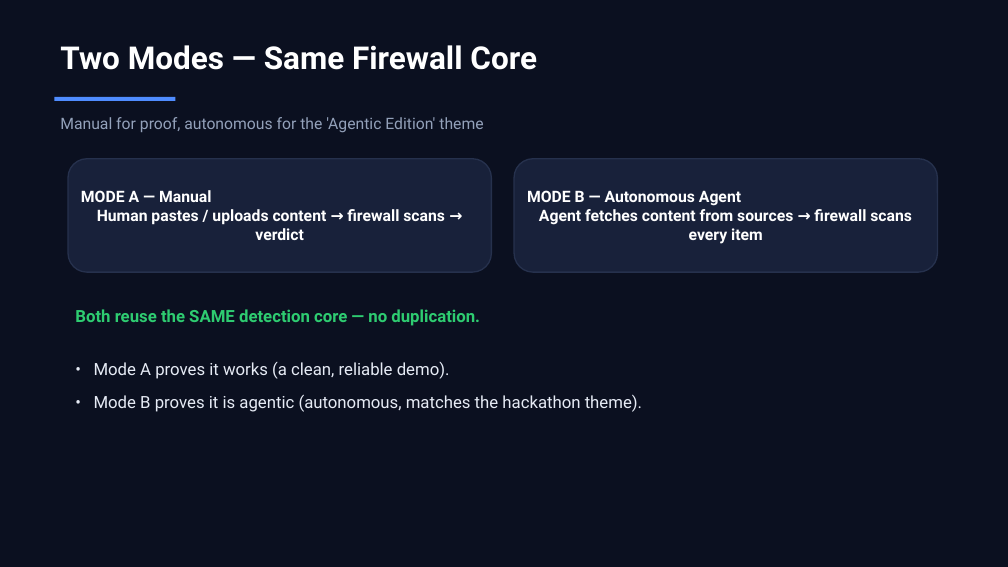
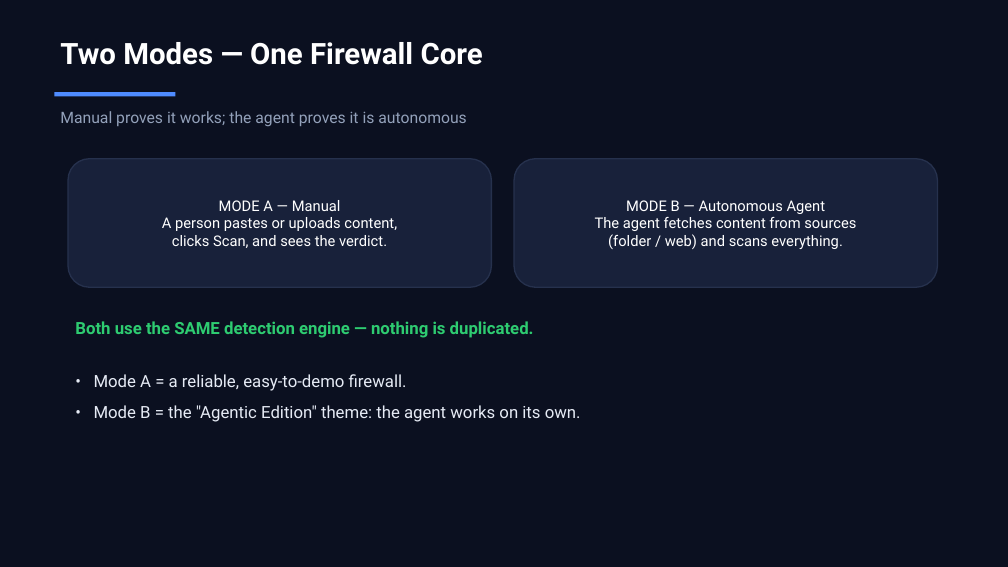
Before and after one commit to Bhavin0206/prompt-injection-firewall, a slide deck: slide 5 of docs/pitch_deck.pptx (slide 4 before the commit). Drawn at 1008x567 pixels with LibreOffice and Linux fonts; fonts in the diff are those of the drawing. Boxes give left, top, right and bottom in pixels: in the first picture for what was removed or moved away, otherwise in the second. Text is boxed around its words. In the diff, an @@ line names an element or a change of style, - is before the commit and + after.

Commit message:
docs: pitch deck v2 - real screenshots, PDF export, drop generator
- add Mode A (blocked/safe) and Mode B (dashboard) screenshots

- rebuild deck: 14 slides, plain-language 'How It Works', screenshot slides

- thin border on screenshots; matched sizes (no distortion)

- export docs/pitch_deck.pdf (14 pages) for submission

- remove the deck generator script from the repo (kept locally, git-ignored)

```diff
--- a/docs/pitch_deck.pptx
+++ b/docs/pitch_deck.pptx
@@ text at <box>60,42,483,65</box>: text changed; size 30 to 28 pt @@
-Two Modes — Same Firewall Core
+Two Modes — One Firewall Core
@@ rectangle: place and size @@
-rectangle at <box>54,97,175,101</box>
+rectangle at <box>54,92,175,97</box>
@@ text at <box>60,111,466,126</box>: text changed @@
-Manual for proof, autonomous for the 'Agentic Edition' theme
+Manual proves it works; the agent proves it is autonomous
@@ rounded rectangle "MODE A — Manual": place and size @@
-rounded rectangle "MODE A — Manual" at <box>68,159,492,272</box>
+rounded rectangle "MODE A — Manual" at <box>68,159,492,287</box>
@@ rounded rectangle "MODE B — Autonomous Agent": place and size @@
-rounded rectangle "MODE B — Autonomous Agent" at <box>514,159,938,272</box>
+rounded rectangle "MODE B — Autonomous Agent" at <box>514,159,938,287</box>
@@ text in rounded rectangle at <box>162,200,397,248</box>: text changed; size 15 to 14 pt; bold off @@
-MODE A — Manual
-Human pastes / uploads content → firewall scans → verdict
+MODE A — Manual
+A person pastes or uploads content,
+clicks Scan, and sees the verdict.
@@ text in rounded rectangle at <box>595,200,856,249</box>: text changed; size 15 to 14 pt; bold off @@
-MODE B — Autonomous Agent
-Agent fetches content from sources → firewall scans every item
+MODE B — Autonomous Agent
+The agent fetches content from sources
+(folder / web) and scans everything.
@@ text at <box>75,321,534,338</box>: text changed @@
-Both reuse the SAME detection core — no duplication.
+Both use the SAME detection engine — nothing is duplicated.
@@ text at <box>94,374,581,422</box>: text changed @@
-• Mode A proves it works (a clean, reliable demo).
-• Mode B proves it is agentic (autonomous, matches the hackathon theme).
+• Mode A = a reliable, easy-to-demo firewall.
+• Mode B = the "Agentic Edition" theme: the agent works on its own.
```
Also in this commit, not shown: 10 other slides changed, 3 slides added, 5 other files.
